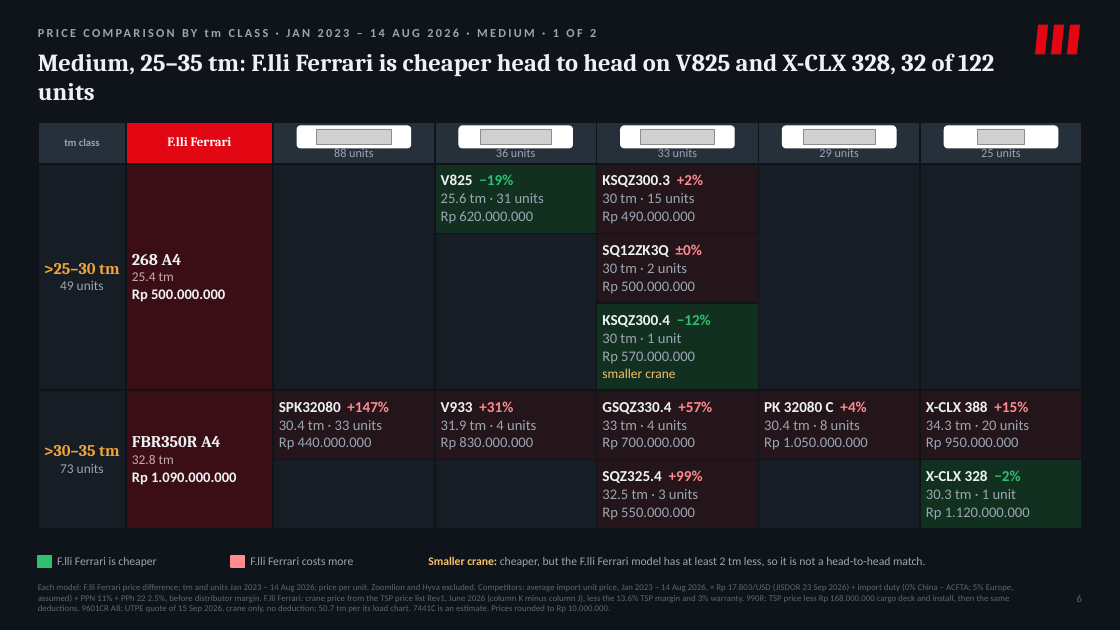
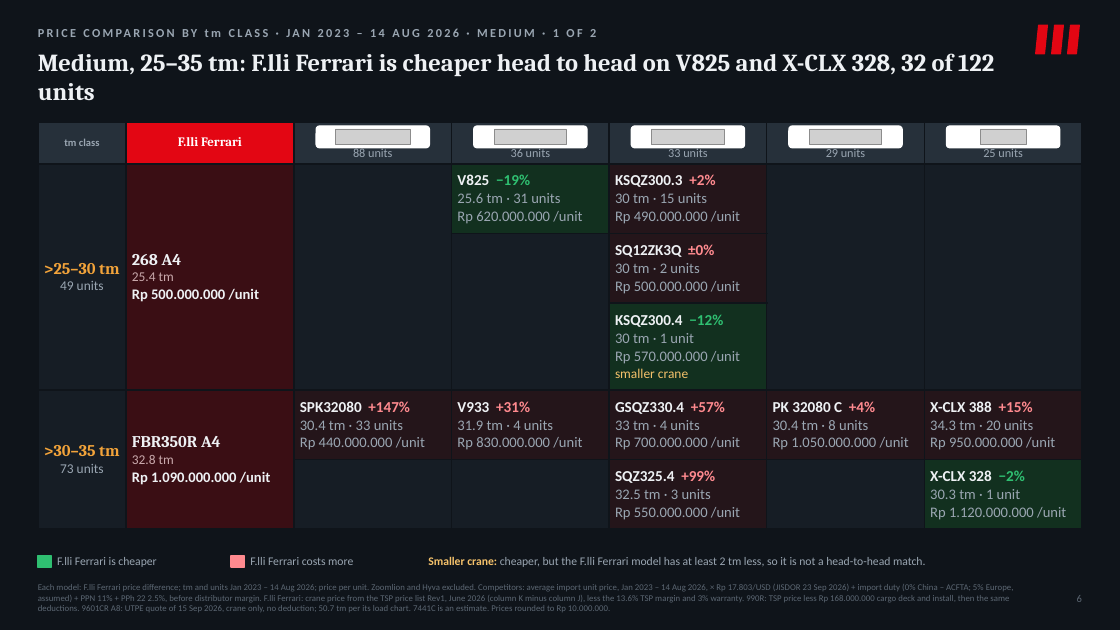
Before and after one commit to Godson7777/Ferarri_Crane_Tiberias, a slide deck: slide 7 of slides/Flli_Ferrari_Market_Strategy_v5.pptx. Drawn at 1120x630 pixels with LibreOffice and Linux fonts; fonts in the diff are those of the drawing; grey boxes stand for pictures. Boxes give left, top, right and bottom in pixels: in the first picture for what was removed or moved away, otherwise in the second. Text is boxed around its words. In the diff, an @@ line names an element or a change of style, - is before the commit and + after.

```diff
--- a/slides/Flli_Ferrari_Market_Strategy_v5.pptx
+++ b/slides/Flli_Ferrari_Market_Strategy_v5.pptx
@@ table at box(38, 122, 1084, 524) @@
-row 2: >25–30 tm / 49 units | 268 A4 / 25.4 tm / Rp 500.000.000 |  | V825 −19% / 25.6 tm · 31 units / Rp 620.000.000 | KSQZ300.3 +2% / 30 tm · 15 units / Rp 490.000.000 |  | 
+row 2: >25–30 tm / 49 units | 268 A4 / 25.4 tm / Rp 500.000.000 /unit |  | V825 −19% / 25.6 tm · 31 units / Rp 620.000.000 /unit | KSQZ300.3 +2% / 30 tm · 15 units / Rp 490.000.000 /unit |  | 
-row 3, column 5: SQ12ZK3Q ±0% / 30 tm · 2 units / Rp 500.000.000
+row 3, column 5: SQ12ZK3Q ±0% / 30 tm · 2 units / Rp 500.000.000 /unit
-row 4, column 5: KSQZ300.4 −12% / 30 tm · 1 unit / Rp 570.000.000 / smaller crane
+row 4, column 5: KSQZ300.4 −12% / 30 tm · 1 unit / Rp 570.000.000 /unit / smaller crane
-row 5: >30–35 tm / 73 units | FBR350R A4 / 32.8 tm / Rp 1.090.000.000 | SPK32080 +147% / 30.4 tm · 33 units / Rp 440.000.000 | V933 +31% / 31.9 tm · 4 units / Rp 830.000.000 | GSQZ330.4 +57% / 33 tm · 4 units / Rp 700.000.000 | PK 32080 C +4% / 30.4 tm · 8 units / Rp 1.050.000.000 | X-CLX 388 +15% / 34.3 tm · 20 units / Rp 950.000.000
+row 5: >30–35 tm / 73 units | FBR350R A4 / 32.8 tm / Rp 1.090.000.000 /unit | SPK32080 +147% / 30.4 tm · 33 units / Rp 440.000.000 /unit | V933 +31% / 31.9 tm · 4 units / Rp 830.000.000 /unit | GSQZ330.4 +57% / 33 tm · 4 units / Rp 700.000.000 /unit | PK 32080 C +4% / 30.4 tm · 8 units / Rp 1.050.000.000 /unit | X-CLX 388 +15% / 34.3 tm · 20 units / Rp 950.000.000 /unit
-row 6, column 5: SQZ325.4 +99% / 32.5 tm · 3 units / Rp 550.000.000
+row 6, column 5: SQZ325.4 +99% / 32.5 tm · 3 units / Rp 550.000.000 /unit
-row 6, column 7: X-CLX 328 −2% / 30.3 tm · 1 unit / Rp 1.120.000.000
+row 6, column 7: X-CLX 328 −2% / 30.3 tm · 1 unit / Rp 1.120.000.000 /unit
@@ rounded rectangle: place and size @@
-rounded rectangle at box(297, 126, 411, 148)
+rounded rectangle at box(316, 126, 429, 148)
@@ picture: place and size @@
-picture at box(317, 129, 392, 145)
+picture at box(335, 129, 410, 145)
@@ rounded rectangle: place and size @@
-rounded rectangle at box(459, 126, 572, 148)
+rounded rectangle at box(474, 126, 587, 148)
@@ picture: place and size @@
-picture at box(480, 129, 551, 145)
+picture at box(495, 129, 566, 145)
@@ rounded rectangle: place and size @@
-rounded rectangle at box(621, 126, 734, 148)
+rounded rectangle at box(631, 126, 744, 148)
@@ picture: place and size @@
-picture at box(641, 129, 714, 145)
+picture at box(651, 129, 724, 145)
@@ rounded rectangle: place and size @@
-rounded rectangle at box(783, 126, 897, 148)
+rounded rectangle at box(789, 126, 902, 148)
@@ picture: place and size @@
-picture at box(803, 129, 875, 145)
+picture at box(810, 129, 882, 145)
```
Also in this commit, not shown: 2 other slides changed, 1 other file.
